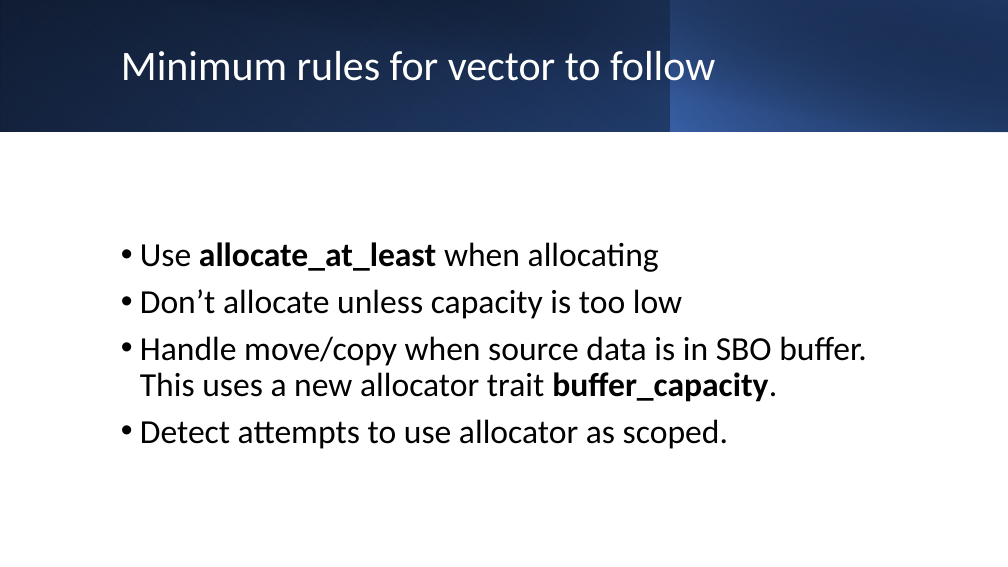
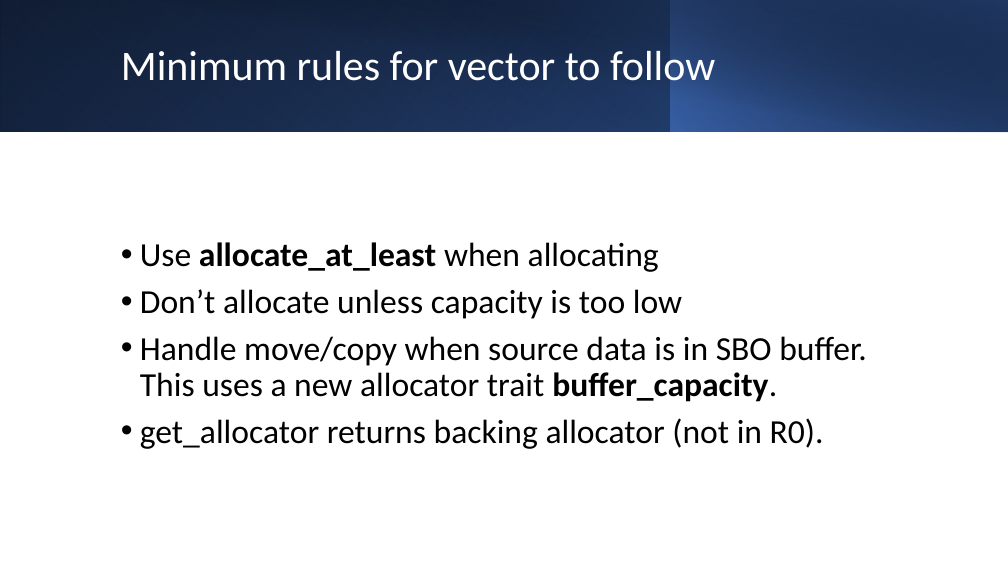
Before and after one commit to BengtGustafsson/isocpp-proposals, a slide deck: slide 4 of P2667-VectorAllocatorForSBO/VectorAllocatorPresentation.pptx. Drawn at 1008x567 pixels with LibreOffice and Linux fonts; fonts in the diff are those of the drawing. Boxes give left, top, right and bottom in pixels: in the first picture for what was removed or moved away, otherwise in the second. Text is boxed around its words. In the diff, an @@ line names an element or a change of style, - is before the commit and + after.

```diff
--- a/P2667-VectorAllocatorForSBO/VectorAllocatorPresentation.pptx
+++ b/P2667-VectorAllocatorForSBO/VectorAllocatorPresentation.pptx
@@ text at (140, 418, 824, 449): text changed @@
-• Detect attempts to use allocator as scoped.
+• get_allocator returns backing allocator (not in R0).
```
Also in this commit, not shown: 2 other slides changed, 1 other file.
